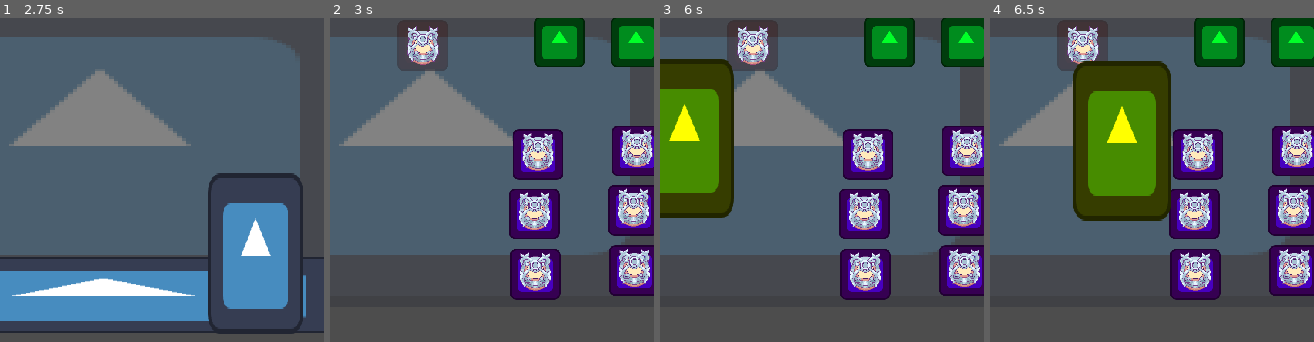
Above: before the commit, frames 1-4 (left to right).
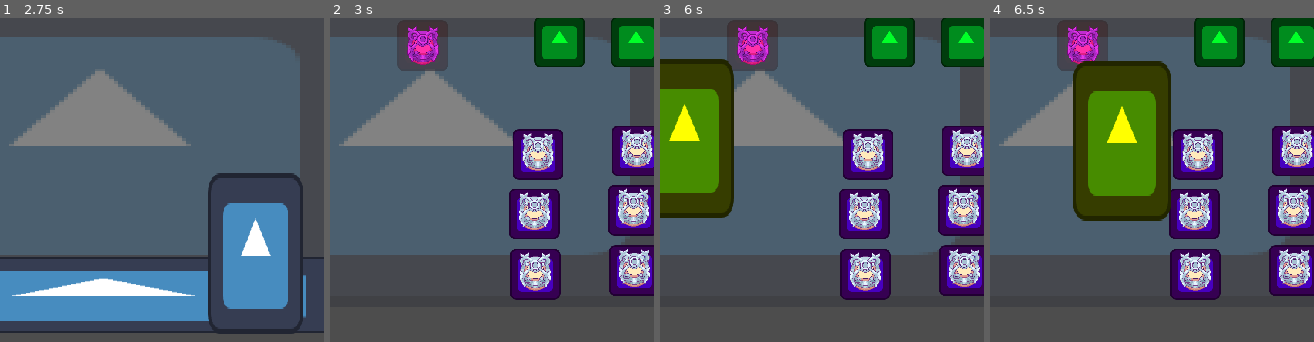
Above: after the commit, the same moments.

Repository: luankaike-code/felpo-jam-2026
Game: Godot game, scene res://scenes/screens/root_game.tscn
The game is run twice, just before and just after one commit, with the same random seed, the same clock (stepped at 60 frames per second) and the same inputs. The engine's default icon, where the game draws it, is replaced by a stand-in: a white triangle on a blue panel in a dark square.
Inputs (mouse positions are % of the whole screen's width and height, from its top left):
- Up to frame 1 (2.75 s): tap Enter (ui_accept) at 0.5, 0.77 s; move the mouse to (72, 45) at 0.52 s; click (72, 45) at 0.67 s; click (16, 46) at 1.27 s; drag from (30, 55) to (74, 67) at 2.02 s
- Up to frame 2 (3 s): tap Enter (ui_accept) at 2.75 s; move the mouse to (60, 28) at 2.77 s; click (60, 28) at 2.92 s
- Up to frame 3 (6 s): tap Enter (ui_accept) at 3.5, 4.25, 4.52, 5.75 s; drag from (22, 61) to (70, 35) at 3.52 s; move the mouse to (80, 65) at 4.27 s; click (80, 65) at 4.42 s; drag from (20, 35) to (35, 25) at 5.02 s; move the mouse to (55, 50) at 5.77 s; click (55, 50) at 5.92 s
- Up to frame 4 (6.5 s): no input
The pictures show only the part of the screen within x 35-85%, y 31-81%; the shares and areas given below are measured in that part.

Frame 1 is identical in both runs. In frame 2, 0.9% of the frame differs, in the area x 23-34%, y 2-15%; in frame 3, 0.9%; in frame 4, 0.9%.

Commit message:
Add basic dropper logic

Diff:
--- a/felpojam-2026-game-code/scenes/entitys/dropper.tscn
+++ b/felpojam-2026-game-code/scenes/entitys/dropper.tscn
@@ -11,6 +11,7 @@
 metadata/_custom_type_script = "uid://cofhru7hxcyx6"
 
 [node name="Sprite2D" type="Sprite2D" parent="." unique_id=581116380]
+modulate = Color(1, 0.20999998, 0.9078332, 1)
 scale = Vector2(0.5, 0.5)
 texture = ExtResource("2_6pl4n")
 
--- a/felpojam-2026-game-code/scripts/entitys/dropper.gd
+++ b/felpojam-2026-game-code/scripts/entitys/dropper.gd
@@ -1,6 +1,7 @@
 class_name Dropper extends Draggable
 
 var packed_dropper_stand = preload("res://scenes/entitys/dropper_stand.tscn") as PackedScene
+var current_rune: Rune
 
 func _ready() -> void:
 	super()
@@ -11,5 +12,31 @@
 	default_stand = dropper_stand
 	call_deferred("spawn_stand")
 
+	area_entered.connect(_on_area_entered)
+	area_exited.connect(_on_area_exited)
+
+func _finish_drag() -> void:
+	if current_rune:
+		current_rune.level_up()
+
+	if current_stand:
+		current_stand.place_item(self)
+
 func spawn_stand():
 	spawn_node.emit(default_stand)
+
+func _on_area_entered(body: Area2D) -> void:
+	if body is Rune:
+		current_rune = body
+
+func _get_overlapping_rune() -> Rune:
+	var areas := get_overlapping_areas()
+	for area in areas:
+		if area is Rune:
+			return area
+	return
+
+func _on_area_exited(body: Area2D) -> void:
+	if body is Rune:
+		var rune = _get_overlapping_rune()
+		current_rune = rune if rune else null
--- a/felpojam-2026-game-code/scripts/entitys/rune.gd
+++ b/felpojam-2026-game-code/scripts/entitys/rune.gd
@@ -23,6 +23,10 @@
 
 	move_to_link()
 
+func level_up():
+	data.level += 1
+	modulate = Color(0.15*data.level, 0.83, 0.773, 1.0)
+
 func move_to_link():
 	var half_distance = (link.position - position) / 2
 	var to = position + half_distance
